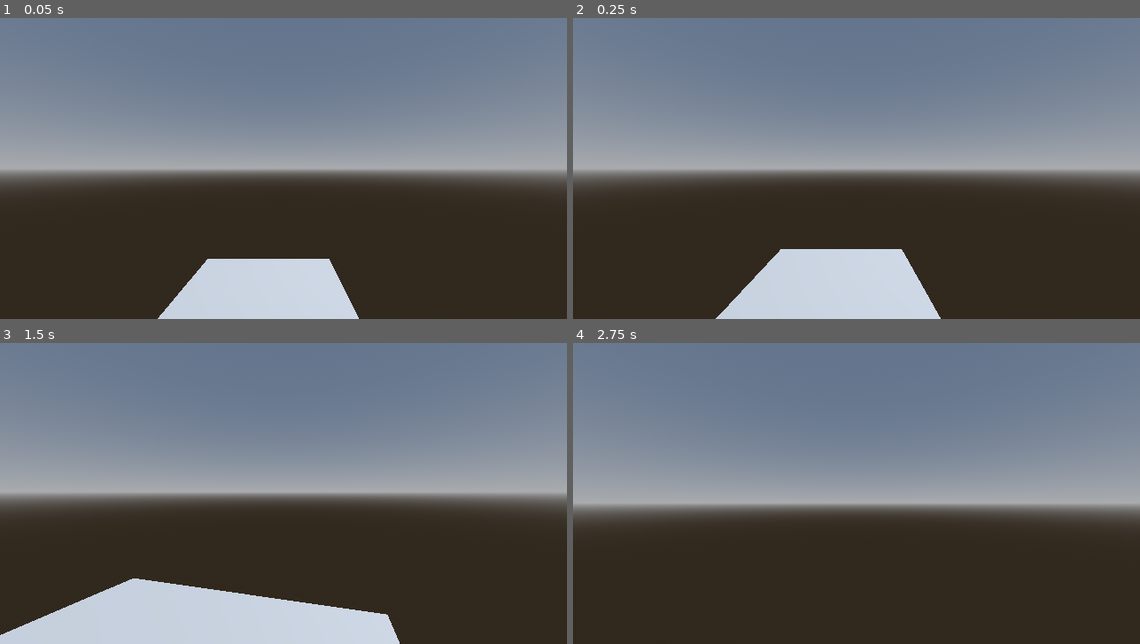
Above: before the commit, frames 1-4 (two rows, left to right).
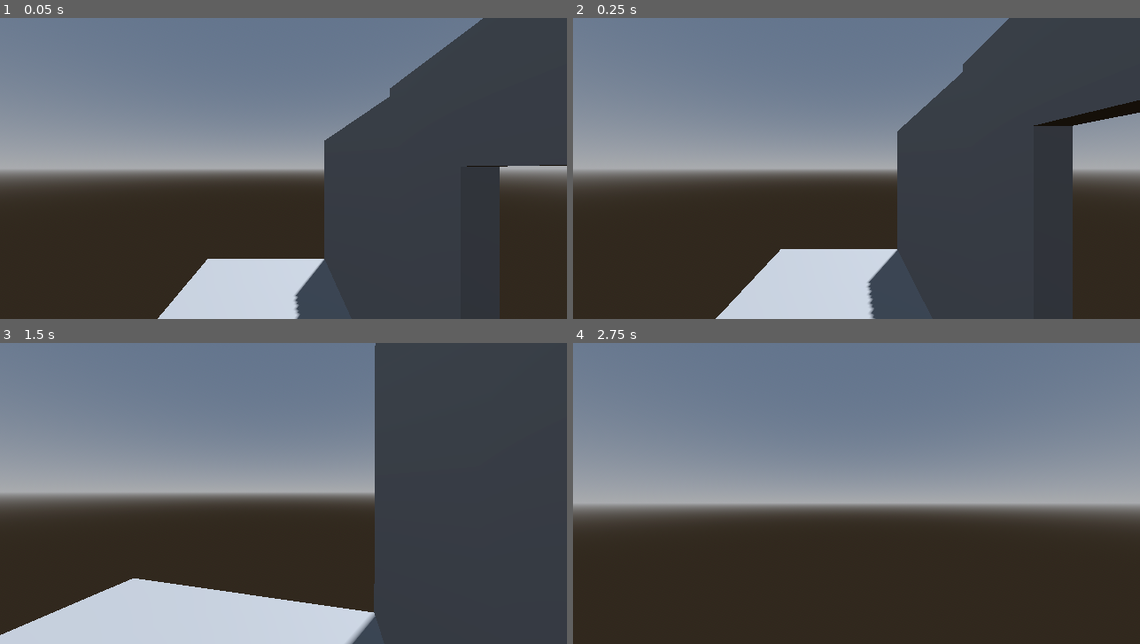
Above: after the commit, the same moments.

Repository: CrackedCraft35/HorrorGameLatestRepo
Game: Godot game, scene res://MainGame/Maps/Test.tscn
Same seed, same stepped clock (60 frames per second), same inputs: the game is played once before the commit and once after it.
Inputs (mouse positions are in pixels of both pictures, inside the frame that each line leads up to):
- Up to frame 1 (0.05 s): no input
- Up to frame 2 (0.25 s): no input
- Up to frame 3 (1.5 s): move the mouse to (311, 493) at 0.52 s; hold Shift 0.53-1.28 s; hold W from 0.53 s (still down); move the mouse to (255, 493) at 1.27 s; tap Shift at 1.35 s
- Up to frame 4 (2.75 s): keep holding W; move the mouse to (867, 487) at 2.02 s; hold Shift from 2.03 s (still down)

The runs differ from the first frame. In frame 1, 31% of the frame differs, in the area x 51-100%, y 0-100%; in frame 2, 31%; in frame 3, 33%, in the area x 61-100%, y 0-100%; in frame 4, nothing differs.

Commit message:
TestFeatures

Diff:
--- a/MainGame/Maps/Test.tscn
+++ b/MainGame/Maps/Test.tscn
@@ -2,6 +2,8 @@
 
 [ext_resource type="PackedScene" uid="uid://pjvbsjboh5ko" path="res://MainGame/Models/Modular/Floor/Floor.tscn" id="1_2g5h8"]
 [ext_resource type="PackedScene" uid="uid://bc6cxhwn28rs6" path="res://MainGame/Blueprints/Player/Player_BP.tscn" id="2_vqxte"]
+[ext_resource type="PackedScene" uid="uid://4771mibrwlr7" path="res://MainGame/Models/Modular/Wall/Wall.tscn" id="3_wuq64"]
+[ext_resource type="PackedScene" uid="uid://cqg1iawya1npe" path="res://MainGame/Models/Modular/Wall_Door/Wall_Door.tscn" id="4_2w8ba"]
 
 [sub_resource type="ProceduralSkyMaterial" id="ProceduralSkyMaterial_vqxte"]
 sky_horizon_color = Color(0.66224277, 0.6717428, 0.6867428, 1)
@@ -29,5 +31,14 @@
 [node name="Floor2" parent="." unique_id=1313497530 instance=ExtResource("1_2g5h8")]
 transform = Transform3D(1, 0, 0, 0, 1, 0, 0, 0, 1, 0, 0, 4)
 
+[node name="Floor3" parent="." unique_id=1077998722 instance=ExtResource("1_2g5h8")]
+transform = Transform3D(1, 0, 0, 0, 1, 0, 0, 0, 1, 4, 0, 4)
+
 [node name="PlayerBp" parent="." unique_id=1032322335 instance=ExtResource("2_vqxte")]
 transform = Transform3D(1, 0, 0, 0, 1, 0, 0, 0, 1, 0.5, 2.5, 4.5)
+
+[node name="Wall" parent="." unique_id=232371288 instance=ExtResource("3_wuq64")]
+transform = Transform3D(1, 0, 0, 0, 1, 0, 0, 0, 1, 2, 2, 0)
+
+[node name="Wall_Door" parent="." unique_id=1157641767 instance=ExtResource("4_2w8ba")]
+transform = Transform3D(1, 0, 0, 0, 1, 0, 0, 0, 1, 2, 2.1, 4)
--- a/MainGame/Models/Modular/Wall_Door/Wall_Door.tscn
+++ b/MainGame/Models/Modular/Wall_Door/Wall_Door.tscn
@@ -2,9 +2,9 @@
 
 [node name="Wall_Door" type="CSGBox3D" unique_id=232371288]
 use_collision = true
-size = Vector3(0.1, 3, 3)
+size = Vector3(0.3, 4, 4)
 
 [node name="CSGBox3D" type="CSGBox3D" parent="." unique_id=2106653437]
-transform = Transform3D(1, 0, 0, 0, 1, 0, 0, 0, 1, 0, -0.5, 0)
+transform = Transform3D(1, 0, 0, 0, 1, 0, 0, 0, 1, 0, -0.5, 0.0035705566)
 operation = 2
-size = Vector3(1, 2, 1)
+size = Vector3(1, 3, 2.0004272)
